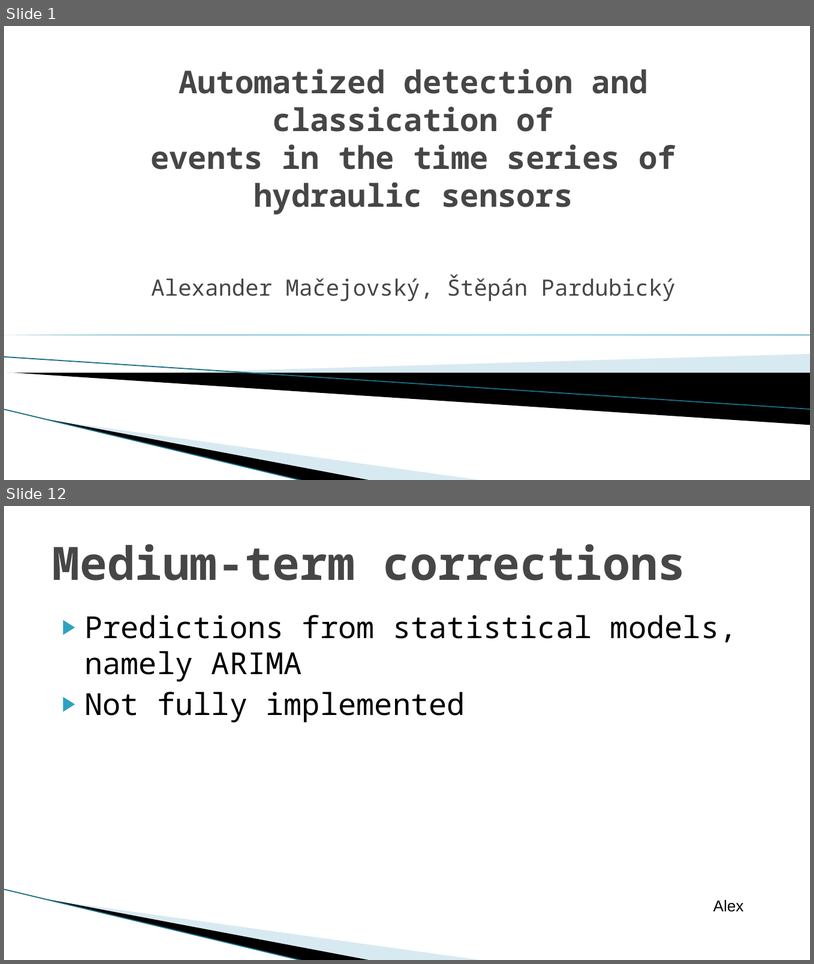
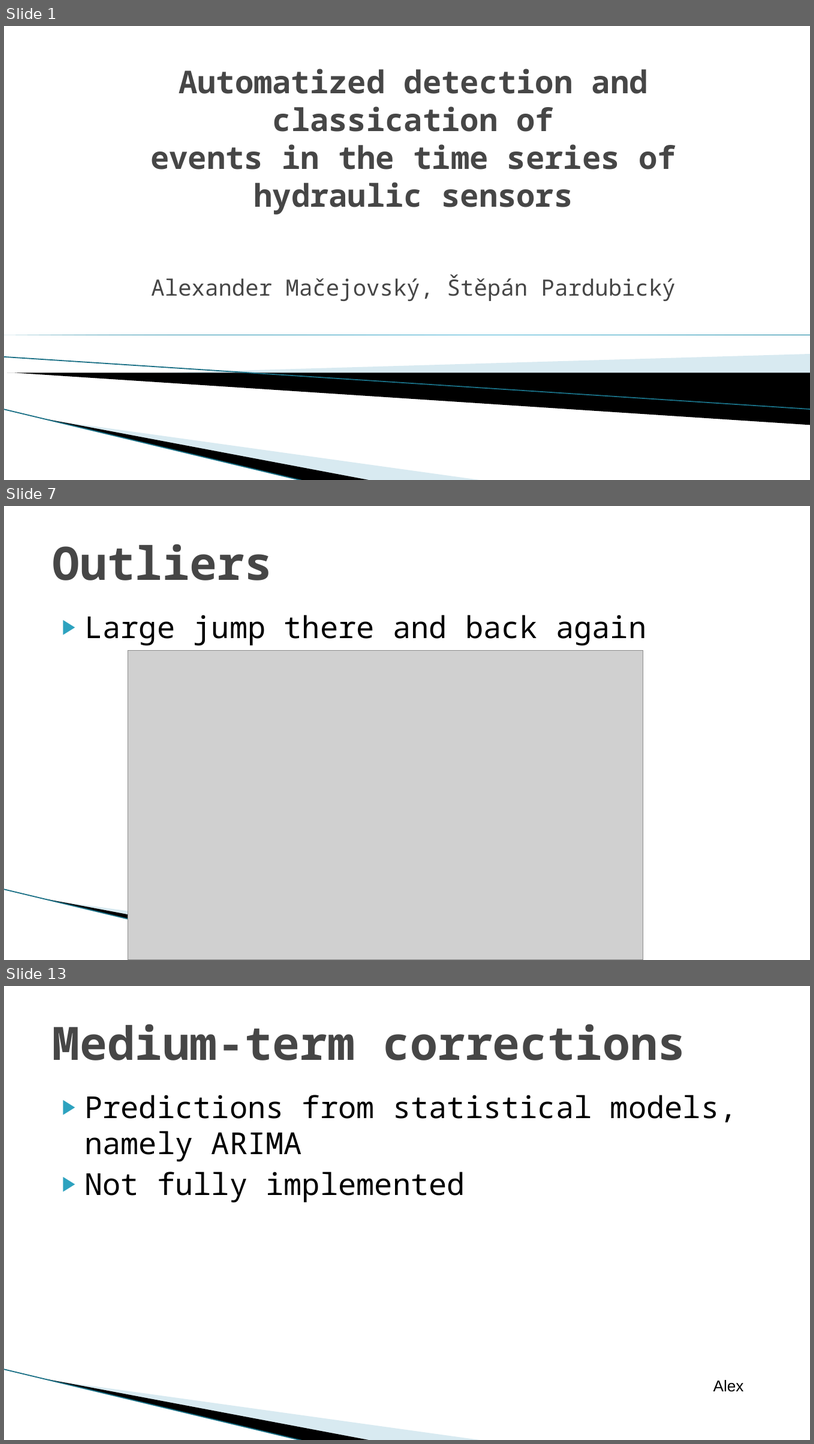
Before and after one commit to macejova/Ecox-seminar-project, a slide deck: prez/Macejovsky_Pardubicky_prez.pptx. Shown one above the other, each under a label of ours: slides 1 and 12 before the commit, slides 1, 7 and 13 after it; the slides between them are not shown. The pictures are 814x964 and 814x1444 pixels, drawn with LibreOffice and Linux fonts; fonts in the diff are those of the drawing; grey boxes stand for pictures; background and template pictures are left out. Boxes give left, top, right and bottom in pixels: in the first picture for what was removed or moved away, otherwise in the second. Text is boxed around its words. In the diff, an @@ line names an element or a change of style, - is before the commit and + after.

```diff
--- a/prez/Macejovsky_Pardubicky_prez.pptx
+++ b/prez/Macejovsky_Pardubicky_prez.pptx
@@ slide 7 added at [4, 506, 810, 960], background #FFFFFF; not listed: 3 template elements that a slide beside it also shows @@
@@ title added at [52, 544, 272, 580], 41 pt, text #464646, bold @@
+Outliers
@@ text added at [84, 615, 647, 646], 27 pt, text #000000 @@
+▶ Large jump there and back again
@@ picture added at [128, 651, 644, 960] @@
@@ what was slide 12 is now slide 13 @@
```
Also in this commit, not shown: 12 slides changed, 1 other slide added, 1 slide removed.
